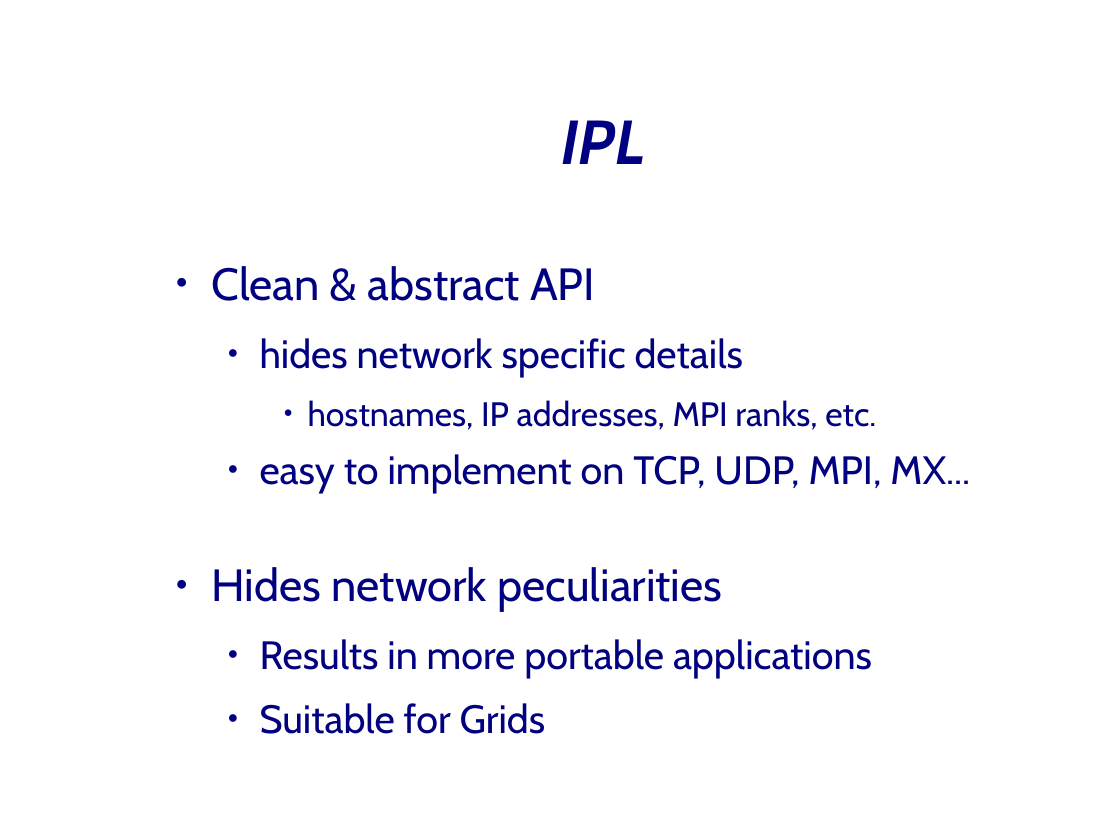
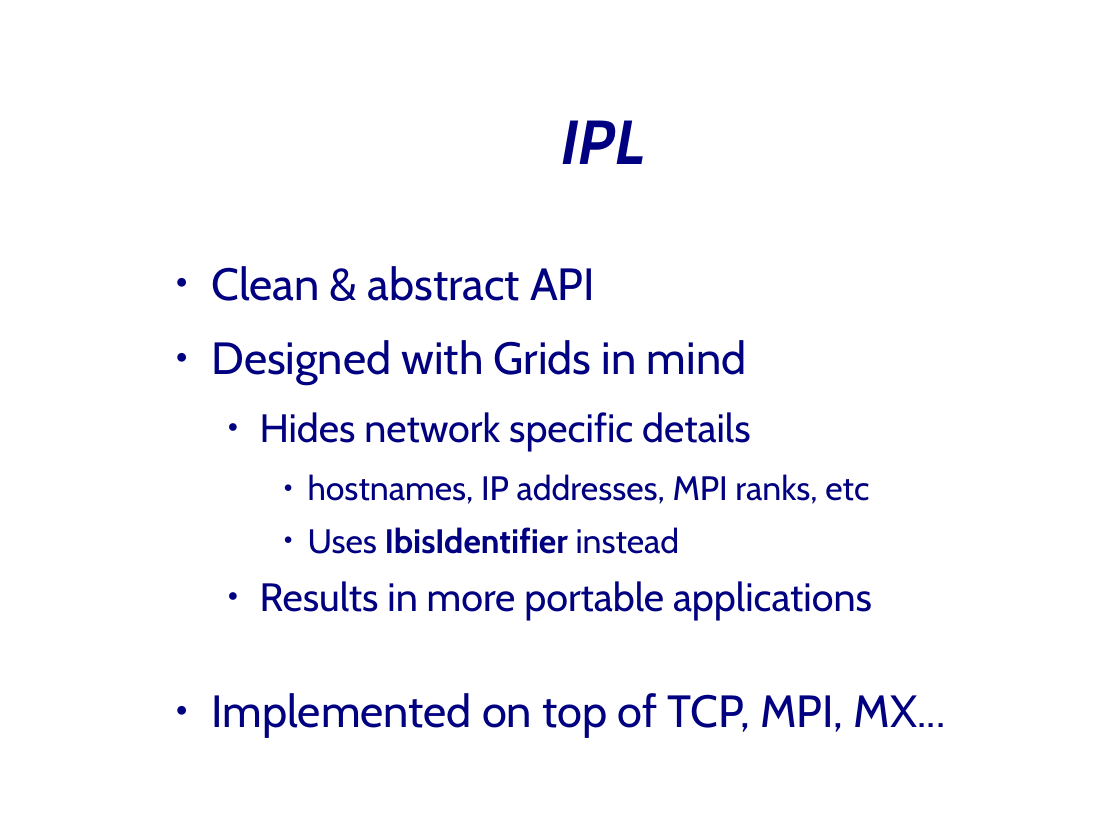
Before and after one commit to JungleComputing/www, a slide deck: slide 8 of tutorial/20080519-CCGrid08-Part-5-IPL.odp. Drawn at 1120x840 pixels with LibreOffice and Linux fonts; fonts in the diff are those of the drawing; background and template pictures are left out. Boxes give left, top, right and bottom in pixels: in the first picture for what was removed or moved away, otherwise in the second. Text is boxed around its words. In the diff, an @@ line names an element or a change of style, - is before the commit and + after.

Commit message:
slides

```diff
--- a/tutorial/20080519-CCGrid08-Part-5-IPL.odp
+++ b/tutorial/20080519-CCGrid08-Part-5-IPL.odp
@@ text at [212,340,869,554]: text changed; size 28 to 24 pt @@
-  ● hides network specific details
-    ● hostnames, IP addresses, MPI ranks, etc.
-  ● easy to implement on TCP, UDP, MPI, MX...
-● Hides network peculiarities
+● Designed with Grids in mind
+  ● Hides network specific details
+    ● hostnames, IP addresses, MPI ranks, etc
+    ● Uses IbisIdentifier instead
@@ text at [212,693,945,738]: text changed; size 28 to 32 pt @@
-  ● Suitable for Grids
+● Implemented on top of TCP, MPI, MX...
```
Also in this commit, not shown: 14 other slides changed, 4 slides added, 1 slide removed, 10 other files.
